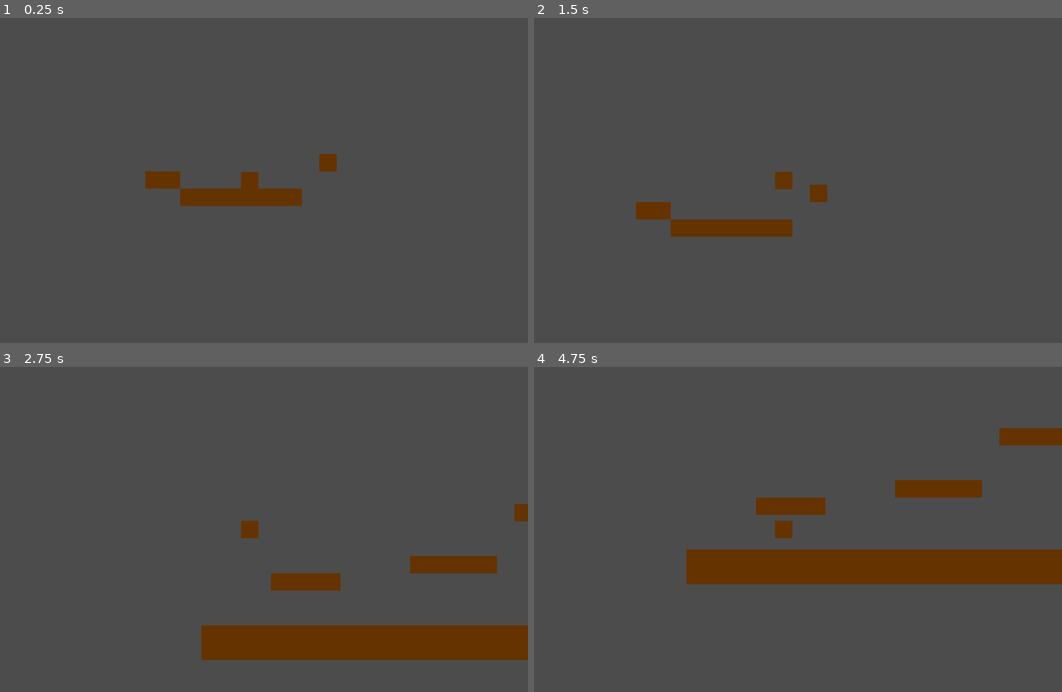
Above: before the commit, frames 1-4 (two rows, left to right).
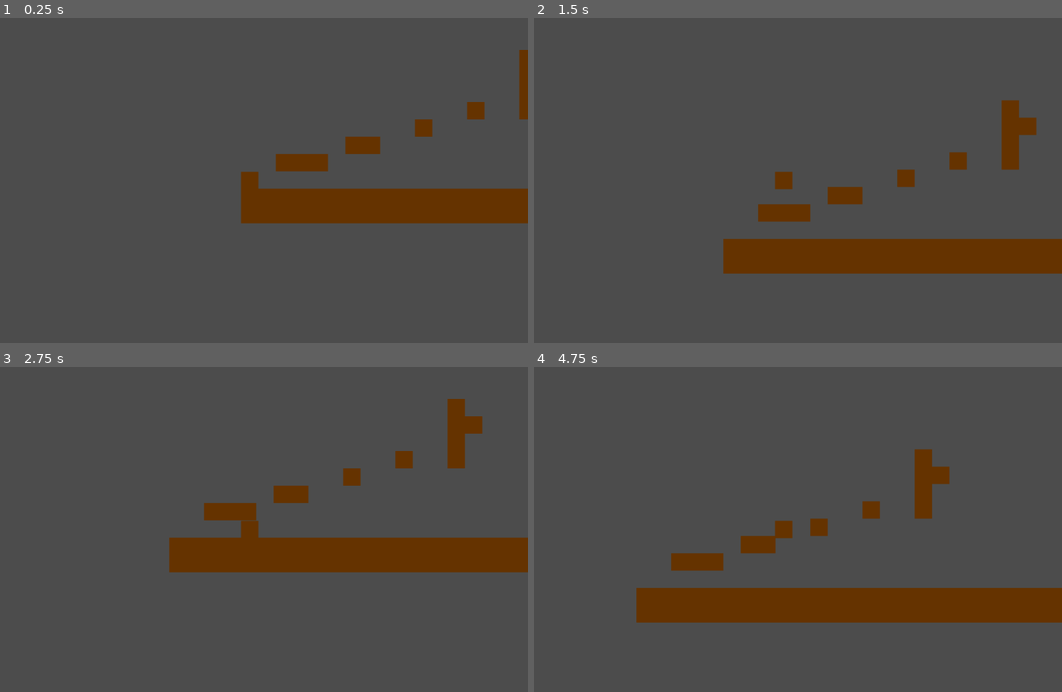
Above: after the commit, the same moments.

Repository: dorimestudios/doggorunner
Game: Godot game, scene res://Main.tscn
Two runs of this game, one before a commit and one after it. Both use one fixed random seed, a clock stepped at 60 frames per second and the inputs below.
Inputs:
- Up to frame 1 (0.25 s): no input
- Up to frame 2 (1.5 s): tap Enter at 0.5 s; hold D (right) from 0.53 s (still down); tap Space (jump) at 0.77 s
- Up to frame 3 (2.75 s): tap Space (jump) at 1.52 s; release D (right) at 2.03 s; hold A (left) from 2.03 s (still down)
- Up to frame 4 (4.75 s): release A (left) at 2.78 s; hold D (right) 2.78-4.28 s; tap Space (jump) at 3.02, 3.77, 4.52 s; hold A (left) from 4.28 s (still down)

The runs differ from the first frame. In frame 1, 7.8% of the frame differs, in the area x 27-100%, y 9-64%; in frame 2, 11%; in frame 3, 16%; in frame 4, 19%, in the area x 19-100%, y 18-79%.

Commit message:
more stuf

Diff:
--- a/Main.tscn
+++ b/Main.tscn
@@ -51,6 +51,7 @@
 [node name="Main" type="Node2D"]
 
 [node name="Player" type="KinematicBody2D" parent="."]
+position = Vector2( 15.9971, 528.052 )
 script = ExtResource( 2 )
 
 [node name="Sprite" type="Sprite" parent="Player"]
@@ -67,4 +68,4 @@
 cell_size = Vector2( 32, 32 )
 centered_textures = true
 format = 1
-tile_data = PoolIntArray( -65532, 0, 0, 65530, 0, 0, 65531, 0, 0, 131068, 0, 0, 131069, 0, 0, 131070, 0, 0, 131071, 0, 0, 65536, 0, 0, 65537, 0, 0, 65538, 0, 0, 655378, 0, 0, 655379, 0, 0, 655380, 0, 0, 655381, 0, 0, 655382, 0, 0, 851980, 0, 0, 851981, 0, 0, 851982, 0, 0, 851983, 0, 0, 851984, 0, 0, 917508, 0, 0, 917509, 0, 0, 917510, 0, 0, 917511, 0, 0, 1114112, 0, 0, 1114113, 0, 0, 11 …(928 unchanged characters)…
+tile_data = PoolIntArray( 589840, 0, 0, 655376, 0, 0, 655377, 0, 0, 720912, 0, 0, 786445, 0, 0, 786448, 0, 0, 851978, 0, 0, 917510, 0, 0, 917511, 0, 0, 983042, 0, 0, 983043, 0, 0, 983044, 0, 0, 1114112, 0, 0, 1114113, 0, 0, 11 …(928 unchanged characters)…
--- a/Player.gd
+++ b/Player.gd
@@ -3,8 +3,8 @@
 const UP = Vector2(0, -1)
 const GRAVITY = 20
 const MAXFALLSPEED = 500
-const MAXSPEED = 80
-const JUMPFORCE = 500
+const MAXSPEED = 100
+const JUMPFORCE = 550
 const ACCEL = 10
 
 var motion = Vector2()
Not shown, changed: export_presets.cfg
Not shown, changed: builds/doggorunner.exe
Not shown, removed: builds/doggorunner.pck
Not shown, changed: builds/doggorunner.x86_64
Not shown, changed: builds/doggorunner.zip
